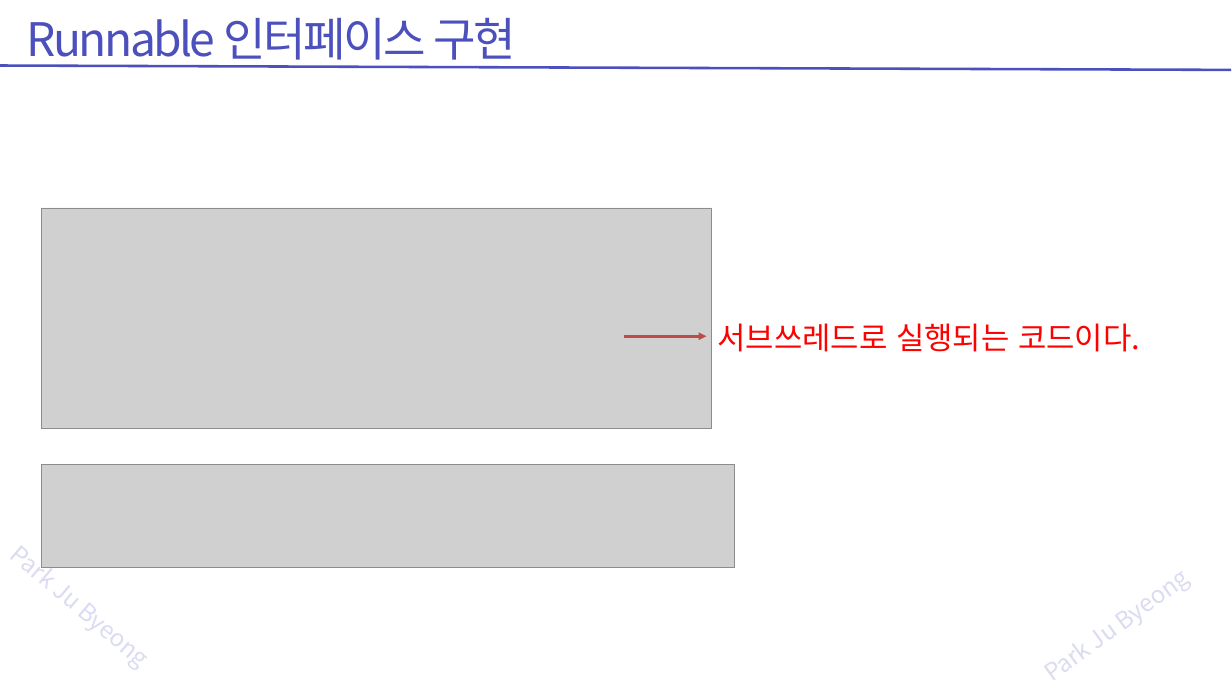
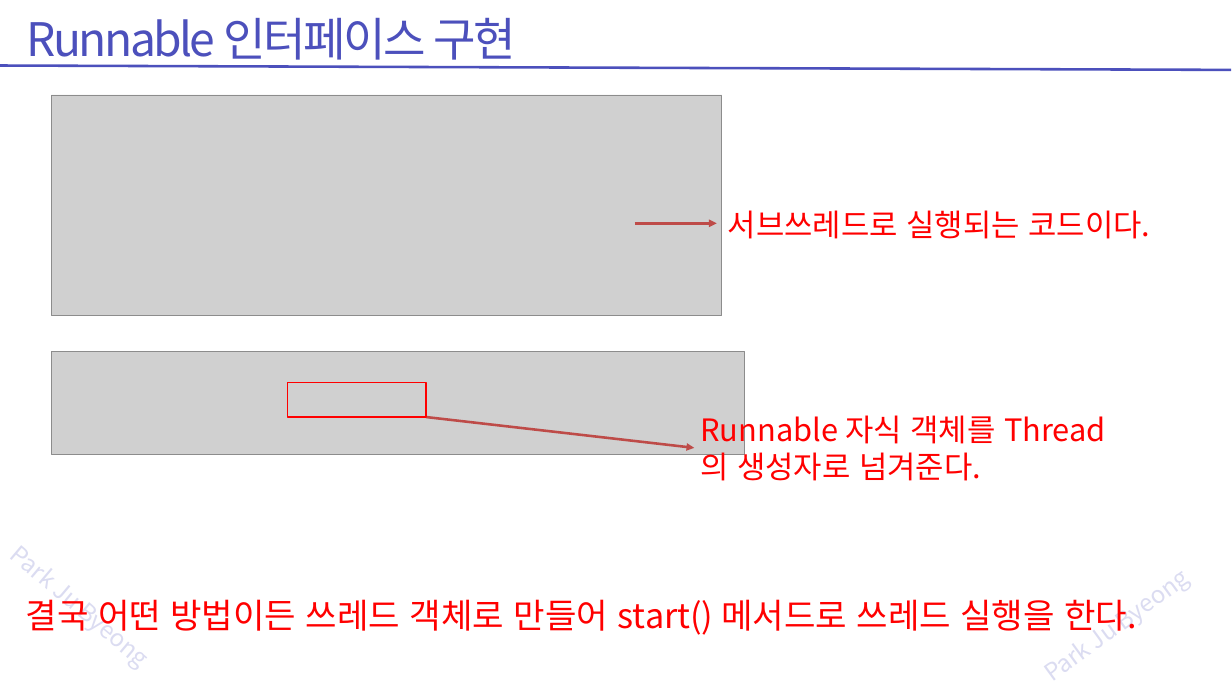
Before and after one commit to zest132/JavaLecture, a slide deck: slide 59 of JavaLecture/LectureFile/java 14강 자료구조와 쓰레드.pptx (slide 45 before the commit). Drawn at 1232x693 pixels with LibreOffice and Linux fonts; fonts in the diff are those of the drawing; grey boxes stand for pictures. Boxes give left, top, right and bottom in pixels: in the first picture for what was removed or moved away, otherwise in the second. Text is boxed around its words. In the diff, an @@ line names an element or a change of style, - is before the commit and + after.

```diff
--- a/JavaLecture/LectureFile/java 14강 자료구조와 쓰레드.pptx
+++ b/JavaLecture/LectureFile/java 14강 자료구조와 쓰레드.pptx
@@ picture moved from (x1=41, y1=208, x2=711, y2=429) to (x1=51, y1=95, x2=721, y2=315) @@
@@ text "서브쓰레드로 실행되는 코드이다." moved from (x1=718, y1=323, x2=1140, y2=352) to (x1=728, y1=210, x2=1151, y2=239) @@
@@ arrow moved from (624, 336) - (707, 336) to (634, 223) - (716, 223) @@
@@ picture moved from (x1=41, y1=464, x2=734, y2=567) to (x1=51, y1=352, x2=744, y2=455) @@
@@ rectangle added at (x1=288, y1=383, x2=426, y2=417), outline #FF0000 2 pt @@
@@ arrow added from (426, 417) to (694, 448), #BF4C48 3 pt @@
@@ text added at (x1=700, y1=410, x2=1106, y2=481), 36 pt, text #FF0000 @@
+Runnable 자식 객체를 Thread 의 생성자로 넘겨준다.
@@ text added at (x1=26, y1=599, x2=1137, y2=635), 40 pt, text #FF0000 @@
+결국 어떤 방법이든 쓰레드 객체로 만들어 start() 메서드로 쓰레드 실행을 한다.
```
Also in this commit, not shown: 41 other slides changed, 15 slides added, 17 other files.
